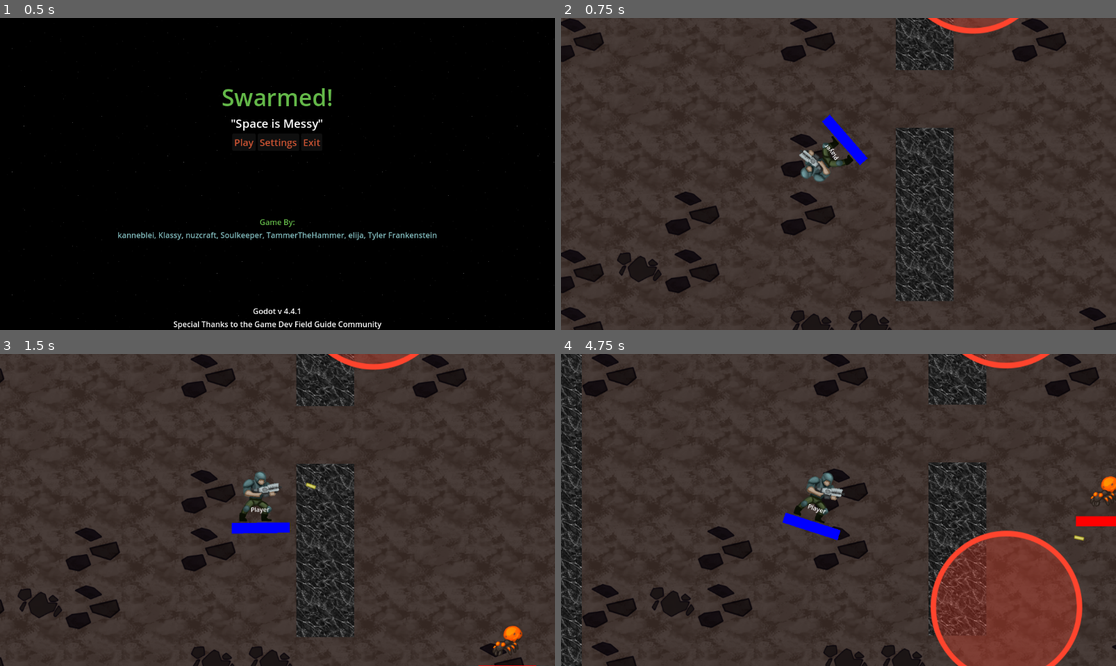
Above: before the commit, frames 1-4 (two rows, left to right).
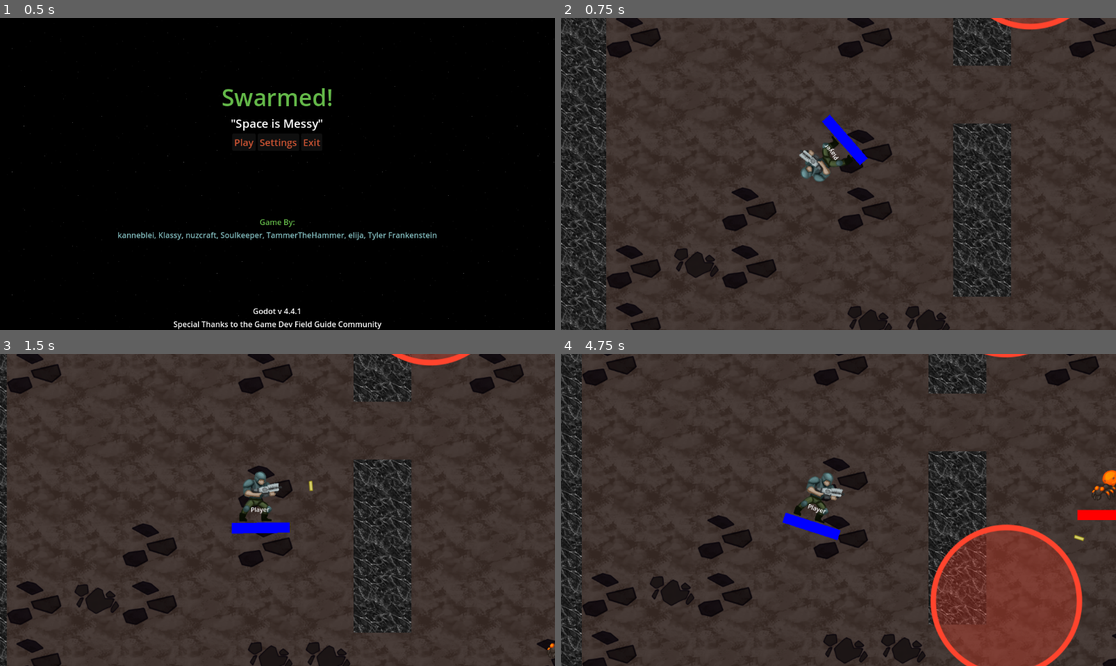
Above: after the commit, the same moments.

Repository: nuzcraft/gdfg-team-4
Game: Godot game, scene res://scenes/title.tscn
Two runs of this game, one before a commit and one after it. Both use one fixed random seed, a clock stepped at 60 frames per second and the inputs below.
Inputs (mouse positions are in pixels of both pictures, inside the frame that each line leads up to):
- Up to frame 1 (0.5 s): no input
- Up to frame 2 (0.75 s): click "Play" at 0.5 s
- Up to frame 3 (1.5 s): tap Enter at 1.25 s; move the mouse to (399, 494) at 1.27 s; hold D (right) from 1.28 s (still down); hold Space (primaryAction) from 1.28 s (still down)
- Up to frame 4 (4.75 s): move the mouse to (727, 525) at 2.02 s; release D (right) at 2.03 s; release Space (primaryAction) at 2.03 s; hold S (down) 2.03-2.78 s; tap Space (primaryAction) at 2.1, 3.6 s; move the mouse to (894, 441) at 2.77 s; hold D (right) 2.78-3.53 s; hold Space (primaryAction) 2.78-3.53 s; move the mouse to (810, 572) at 3.52 s; hold W (up) 3.53-4.28 s; move the mouse to (1005, 556) at 4.27 s; hold A (left) from 4.28 s (still down); hold Space (primaryAction) from 4.28 s (still down)

Frame 1 is identical in both runs. In frame 2, 23% of the frame differs, in the area x 0-100%, y 0-100%; in frame 3, 19%; in frame 4, 14%.

Commit message:
added hero scene and reorganized some stuff

Diff:
--- a/scenes/lava_ant.tscn
+++ b/scenes/enemies/lava_ant.tscn
@@ -1,8 +1,8 @@
 [gd_scene load_steps=6 format=3 uid="uid://d1mr1jwoop6vc"]
 
-[ext_resource type="Script" uid="uid://d13keqcgktvc4" path="res://scenes/lava_ant.gd" id="1_1ih35"]
+[ext_resource type="Script" uid="uid://d13keqcgktvc4" path="res://scenes/enemies/lava_ant.gd" id="1_1ih35"]
 [ext_resource type="Texture2D" uid="uid://b81ffq8me01cd" path="res://assets/Lava_Ant.png" id="2_pu7h8"]
-[ext_resource type="PackedScene" uid="uid://bm0lj8ouj5bwk" path="res://scenes/health_bar.tscn" id="3_54yyh"]
+[ext_resource type="PackedScene" uid="uid://bm0lj8ouj5bwk" path="res://scenes/utility/health_bar.tscn" id="3_54yyh"]
 
 [sub_resource type="RectangleShape2D" id="RectangleShape2D_1ih35"]
 size = Vector2(104, 117)
--- a/scenes/game.gd
+++ b/scenes/game.gd
@@ -1,6 +1,6 @@
 extends Node2D
 
-var lava_aoe_scene = preload("res://scenes/lava_aoe.tscn")
+var lava_aoe_scene = preload("res://scenes/aoes/lava_aoe.tscn")
 
 func create_lava_aoe(pos):
 	var aoe = lava_aoe_scene.instantiate() as Area2D
--- a/scenes/game.tscn
+++ b/scenes/game.tscn
@@ -1,22 +1,10 @@
-[gd_scene load_steps=12 format=4 uid="uid://br30g2mugrs33"]
+[gd_scene load_steps=6 format=4 uid="uid://br30g2mugrs33"]
 
 [ext_resource type="Script" uid="uid://dr7n2hwpha2r" path="res://scenes/game.gd" id="1_p57ef"]
 [ext_resource type="TileSet" uid="uid://d25t2rrj02qel" path="res://resources/dark_rock_tile_set.res" id="2_gee14"]
-[ext_resource type="Script" uid="uid://bplv08s5b0u13" path="res://scenes/player.gd" id="2_u5sy4"]
-[ext_resource type="Texture2D" uid="uid://cx521ax71sjdh" path="res://assets/Player.png" id="3_gee14"]
-[ext_resource type="PackedScene" uid="uid://bm0lj8ouj5bwk" path="res://scenes/health_bar.tscn" id="4_0tnpc"]
-[ext_resource type="PackedScene" uid="uid://d1mr1jwoop6vc" path="res://scenes/lava_ant.tscn" id="5_vtaks"]
-[ext_resource type="PackedScene" uid="uid://c0obualjs4wyq" path="res://scenes/lava_aoe.tscn" id="6_kvpfn"]
-[ext_resource type="Texture2D" uid="uid://cuani15l8gpnx" path="res://assets/shot.png" id="7_0tnpc"]
-[ext_resource type="Script" uid="uid://n5hl0c088sp6" path="res://scenes/weapon.gd" id="8_gee14"]
-
-[sub_resource type="CapsuleShape2D" id="CapsuleShape2D_0tnpc"]
-radius = 42.0
-height = 116.0
-
-[sub_resource type="Curve" id="Curve_gee14"]
-_data = [Vector2(0, 1), 0.0, 0.0, 0, 0]
-point_count = 1
+[ext_resource type="PackedScene" uid="uid://qxbajo21gg4j" path="res://scenes/hero.tscn" id="3_iywne"]
+[ext_resource type="PackedScene" uid="uid://d1mr1jwoop6vc" path="res://scenes/enemies/lava_ant.tscn" id="5_vtaks"]
+[ext_resource type="PackedScene" uid="uid://c0obualjs4wyq" path="res://scenes/aoes/lava_aoe.tscn" id="6_kvpfn"]
 
 [node name="Prototype01" type="Node2D"]
 script = ExtResource("1_p57ef")
@@ -31,68 +19,34 @@
 tile_map_data = PackedByteArray("AAD+/wIAAAABAAAAAAAIAAQAAAABAAAAAAAIAAUAAAABAAAAAAD8//7/AAABAAAAAAD8/wIAAAABAAAAAAD8/w …(1920 unchanged characters)…
 tile_set = ExtResource("2_gee14")
 
-[node name="ProtoPlayer" type="CharacterBody2D" parent="." node_paths=PackedStringArray("primary_weapon")]
+[node name="AOEs" type="Node" parent="."]
+
+[node name="LavaAOE" parent="AOEs" instance=ExtResource("6_kvpfn")]
 z_index = 10
-position = Vector2(106, 85)
-script = ExtResource("2_u5sy4")
-primary_weapon = NodePath("PrimaryWeapon")
+position = Vector2(501, -439)
 
-[node name="MeleeAttackTimer" type="Timer" parent="ProtoPlayer"]
+[node name="Enemies" type="Node" parent="."]
 
-[node name="Sprite2D" type="Sprite2D" parent="ProtoPlayer"]
-texture = ExtResource("3_gee14")
-
-[node name="CollisionShape2D" type="CollisionShape2D" parent="ProtoPlayer"]
-position = Vector2(-6.705, 5.07)
-shape = SubResource("CapsuleShape2D_0tnpc")
-
-[node name="Label" type="Label" parent="ProtoPlayer"]
-offset_left = -53.0
-offset_top = 22.0
-offset_right = 52.0
-offset_bottom = 57.0
-text = "Player"
-horizontal_alignment = 1
-
-[node name="HealthBar" parent="ProtoPlayer" instance=ExtResource("4_0tnpc")]
-offset_top = 68.0
-offset_bottom = 68.0
-
-[node name="Camera2D" type="Camera2D" parent="ProtoPlayer"]
-offset = Vector2(45, 35)
-zoom = Vector2(0.8, 0.8)
-
-[node name="PrimaryWeapon" type="Node" parent="ProtoPlayer"]
-script = ExtResource("8_gee14")
-speed_curve = SubResource("Curve_gee14")
-projectile = ExtResource("7_0tnpc")
-offset = Vector2(40, -25)
-metadata/_custom_type_script = "uid://n5hl0c088sp6"
-
-[node name="ProtoLavaAnt" parent="." instance=ExtResource("5_vtaks")]
+[node name="ProtoLavaAnt" parent="Enemies" instance=ExtResource("5_vtaks")]
 z_index = 10
 position = Vector2(1092, 586)
 
-[node name="LavaAOE" parent="." instance=ExtResource("6_kvpfn")]
-z_index = 10
-position = Vector2(501, -439)
-
-[node name="ProtoLavaAnt2" parent="." instance=ExtResource("5_vtaks")]
+[node name="ProtoLavaAnt2" parent="Enemies" instance=ExtResource("5_vtaks")]
 z_index = 10
 position = Vector2(1950, -249)
 
-[node name="ProtoLavaAnt3" parent="." instance=ExtResource("5_vtaks")]
+[node name="ProtoLavaAnt3" parent="Enemies" instance=ExtResource("5_vtaks")]
 z_index = 10
 position = Vector2(2780, 841)
 
-[node name="ProtoLavaAnt4" parent="." instance=ExtResource("5_vtaks")]
+[node name="ProtoLavaAnt4" parent="Enemies" instance=ExtResource("5_vtaks")]
 z_index = 10
 position = Vector2(2539, 2168)
 
-[node name="AOEs" type="Node2D" parent="."]
-z_index = 10
+[node name="Hero" parent="." instance=ExtResource("3_iywne")]
+position = Vector2(-42, 96)
 
-[connection signal="lava_aoe" from="ProtoLavaAnt" to="." method="_on_proto_lava_ant_lava_aoe"]
-[connection signal="lava_aoe" from="ProtoLavaAnt2" to="." method="_on_proto_lava_ant_lava_aoe"]
-[connection signal="lava_aoe" from="ProtoLavaAnt3" to="." method="_on_proto_lava_ant_lava_aoe"]
-[connection signal="lava_aoe" from="ProtoLavaAnt4" to="." method="_on_proto_lava_ant_lava_aoe"]
+[connection signal="lava_aoe" from="Enemies/ProtoLavaAnt" to="." method="_on_proto_lava_ant_lava_aoe"]
+[connection signal="lava_aoe" from="Enemies/ProtoLavaAnt2" to="." method="_on_proto_lava_ant_lava_aoe"]
+[connection signal="lava_aoe" from="Enemies/ProtoLavaAnt3" to="." method="_on_proto_lava_ant_lava_aoe"]
+[connection signal="lava_aoe" from="Enemies/ProtoLavaAnt4" to="." method="_on_proto_lava_ant_lava_aoe"]
--- /dev/null
+++ b/scenes/hero.tscn
@@ -0,0 +1,52 @@
+[gd_scene load_steps=8 format=3 uid="uid://qxbajo21gg4j"]
+
+[ext_resource type="Script" uid="uid://bplv08s5b0u13" path="res://scenes/hero.gd" id="1_w7pyx"]
+[ext_resource type="Texture2D" uid="uid://cx521ax71sjdh" path="res://assets/Player.png" id="2_y2sko"]
+[ext_resource type="PackedScene" uid="uid://bm0lj8ouj5bwk" path="res://scenes/utility/health_bar.tscn" id="3_mo806"]
+[ext_resource type="Script" uid="uid://n5hl0c088sp6" path="res://scripts/weapon.gd" id="4_n40cg"]
+[ext_resource type="Texture2D" uid="uid://cuani15l8gpnx" path="res://assets/shot.png" id="5_txblw"]
+
+[sub_resource type="CapsuleShape2D" id="CapsuleShape2D_0tnpc"]
+radius = 42.0
+height = 116.0
+
+[sub_resource type="Curve" id="Curve_gee14"]
+_data = [Vector2(0, 1), 0.0, 0.0, 0, 0]
+point_count = 1
+
+[node name="Hero" type="CharacterBody2D" node_paths=PackedStringArray("primary_weapon")]
+z_index = 10
+script = ExtResource("1_w7pyx")
+primary_weapon = NodePath("PrimaryWeapon")
+
+[node name="MeleeAttackTimer" type="Timer" parent="."]
+
+[node name="Sprite2D" type="Sprite2D" parent="."]
+texture = ExtResource("2_y2sko")
+
+[node name="CollisionShape2D" type="CollisionShape2D" parent="."]
+position = Vector2(-6.705, 5.07)
+shape = SubResource("CapsuleShape2D_0tnpc")
+
+[node name="PrimaryWeapon" type="Node" parent="."]
+script = ExtResource("4_n40cg")
+speed_curve = SubResource("Curve_gee14")
+projectile = ExtResource("5_txblw")
+offset = Vector2(40, -25)
+metadata/_custom_type_script = "uid://n5hl0c088sp6"
+
+[node name="Label" type="Label" parent="."]
+offset_left = -53.0
+offset_top = 22.0
+offset_right = 52.0
+offset_bottom = 57.0
+text = "Player"
+horizontal_alignment = 1
+
+[node name="HealthBar" parent="." instance=ExtResource("3_mo806")]
+offset_top = 68.0
+offset_bottom = 68.0
+
+[node name="Camera2D" type="Camera2D" parent="."]
+offset = Vector2(45, 35)
+zoom = Vector2(0.8, 0.8)
--- a/scenes/title.tscn
+++ b/scenes/title.tscn
@@ -1,7 +1,7 @@
 [gd_scene load_steps=5 format=3 uid="uid://308rtes7svwa"]
 
 [ext_resource type="Script" uid="uid://clnos8pxbfevk" path="res://scenes/title.gd" id="1_4ignj"]
-[ext_resource type="Script" uid="uid://bitrr7u3puege" path="res://scenes/parallax_background.gd" id="2_pyl7j"]
+[ext_resource type="Script" uid="uid://bitrr7u3puege" path="res://scripts/parallax_background.gd" id="2_pyl7j"]
 [ext_resource type="Theme" uid="uid://c8kkdp01b836k" path="res://swarmed_theme.tres" id="2_wosw1"]
 [ext_resource type="Texture2D" uid="uid://btldtrm2irmyd" path="res://assets/title-screen-stars-bg.png" id="3_b3w7a"]
 
--- a/scenes/health_bar.tscn
+++ b/scenes/utility/health_bar.tscn
@@ -1,6 +1,6 @@
 [gd_scene load_steps=2 format=3 uid="uid://bm0lj8ouj5bwk"]
 
-[ext_resource type="Script" uid="uid://ckslj0s3u7jml" path="res://scenes/health_bar.gd" id="1_1bvlm"]
+[ext_resource type="Script" uid="uid://ckslj0s3u7jml" path="res://scenes/utility/health_bar.gd" id="1_1bvlm"]
 
 [node name="HealthBar" type="Control"]
 layout_mode = 3
Renamed: scenes/lava_aoe.tscn -> scenes/aoes/lava_aoe.tscn
Renamed: scenes/lava_ant.gd -> scenes/enemies/lava_ant.gd
Renamed: scenes/lava_ant.gd.uid -> scenes/enemies/lava_ant.gd.uid
Renamed: scenes/player.gd -> scenes/hero.gd
Renamed: scenes/player.gd.uid -> scenes/hero.gd.uid
Renamed: scenes/health_bar.gd -> scenes/utility/health_bar.gd
Renamed: scenes/health_bar.gd.uid -> scenes/utility/health_bar.gd.uid
Renamed: scenes/parallax_background.gd -> scripts/parallax_background.gd
Renamed: scenes/parallax_background.gd.uid -> scripts/parallax_background.gd.uid
Renamed: scenes/weapon.gd -> scripts/weapon.gd
Renamed: scenes/weapon.gd.uid -> scripts/weapon.gd.uid
